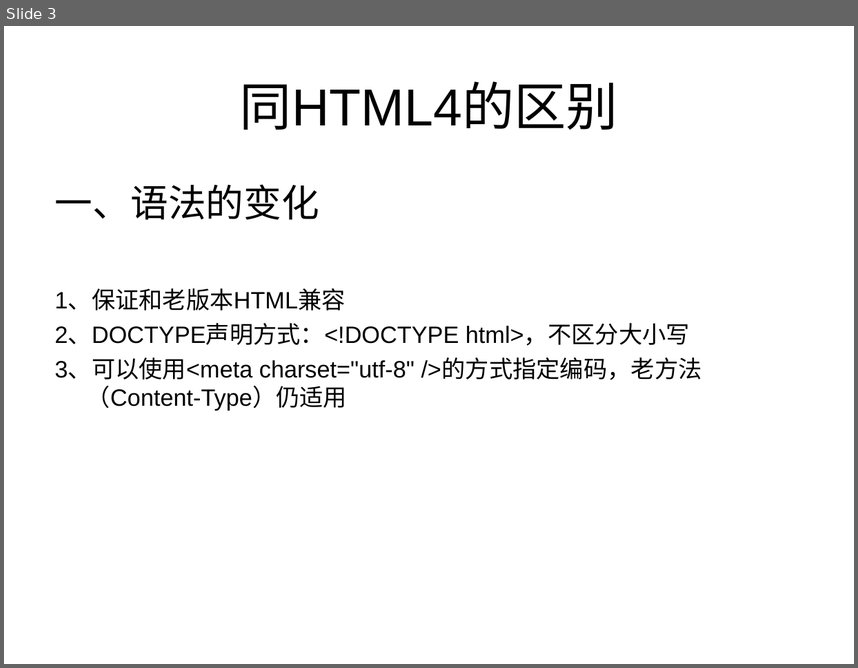
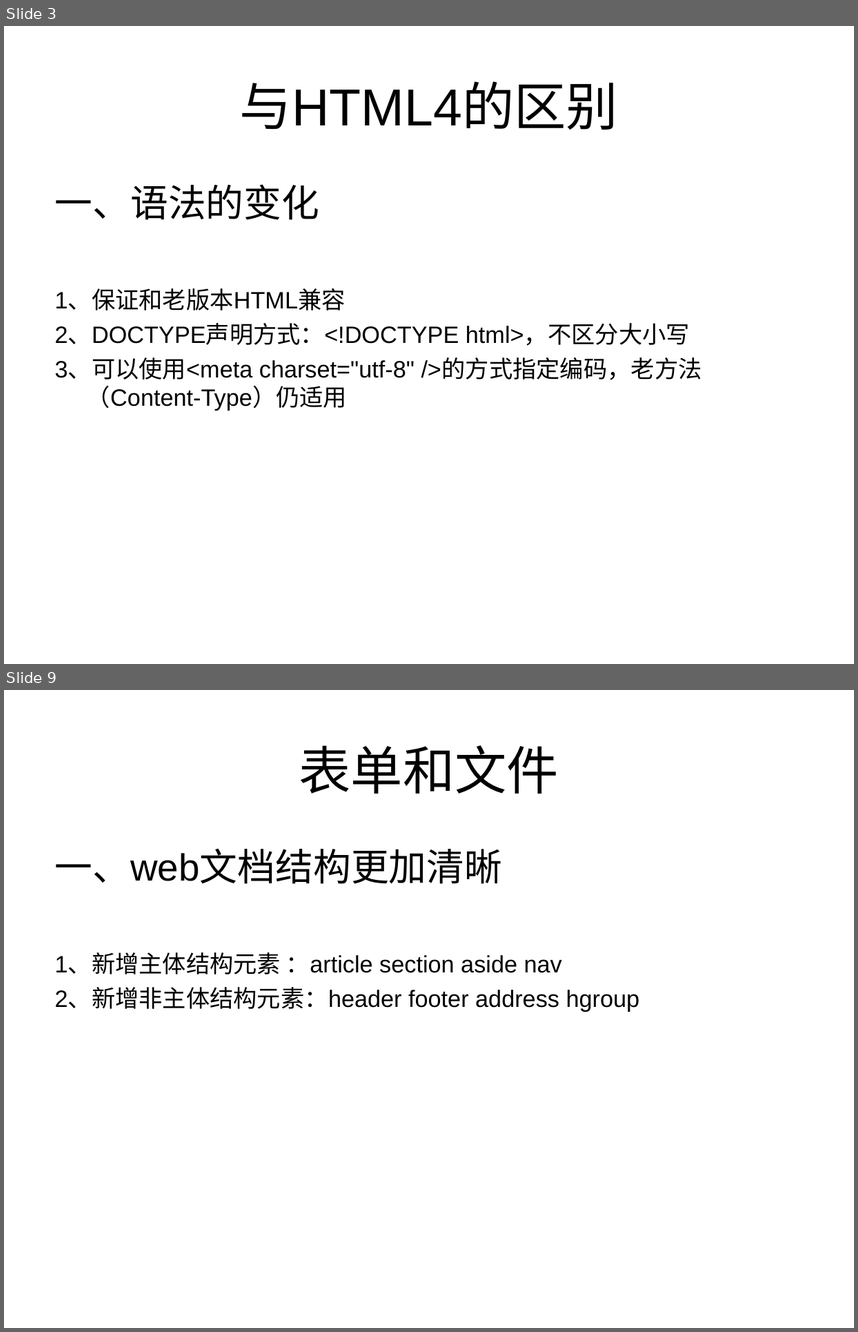
Before and after one commit to testuser2213/tom-wang-manual, a slide deck: manual/html5&css3/html5与css3权威指南/关于HTML5的分享/关于HTML5的分享.ppt. Shown one above the other, each under a label of ours: slide 3 before the commit, slides 3 and 9 after it; the slides between them are not shown. The pictures are 858x668 and 858x1332 pixels, drawn with LibreOffice and Linux fonts; fonts in the diff are those of the drawing. Boxes give left, top, right and bottom in pixels: in the first picture for what was removed or moved away, otherwise in the second. Text is boxed around its words. In the diff, an @@ line names an element or a change of style, - is before the commit and + after.

```diff
--- a/manual/html5&css3/html5与css3权威指南/关于HTML5的分享/关于HTML5的分享.ppt
+++ b/manual/html5&css3/html5与css3权威指南/关于HTML5的分享/关于HTML5的分享.ppt
@@ slide 9 added at (4,690,854,1328), background #FFFFFF @@
@@ title added at (299,745,559,793), 44 pt, text #000000 @@
+表单和文件
@@ text added at (55,848,640,1011), 20 pt, text #000000 @@
+一、web文档结构更加清晰
+1、新增主体结构元素 ：article section aside nav
+2、新增非主体结构元素：header footer address hgroup
@@ slide 3 changed as well @@
@@ title at (240,81,618,129): text changed @@
-同HTML4的区别
+与HTML4的区别
```
Also in this commit, not shown: 3 other slides changed, 4 other slides added, 7 other files.
